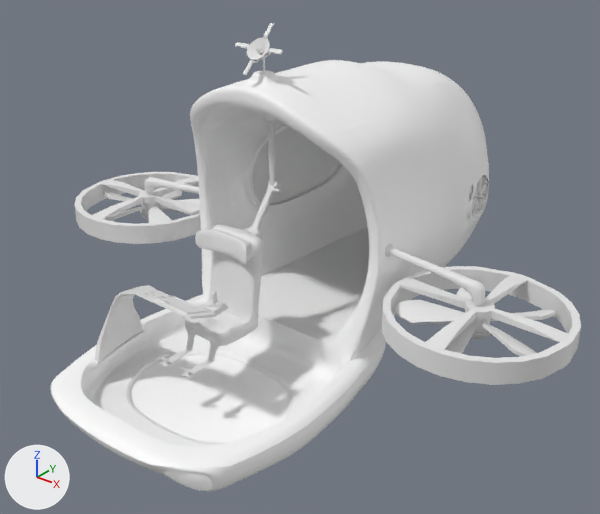
The Blender file Assets/blend files/diver.blend: old version first, new version second.
Both versions are drawn from a camera (50 mm lens) standing at (6.37, -7.5, 6.35) and looking at (0.19, 0.22, 1.56). Arrows for +X, +Y and +Z are at lower left; the lights stay in place. The picture after the commit comes second.

The first picture shows 'Circle', 'Plane.002', 'Plane.005', 'chair', 'desk', 'fan arms', 'floor glass', 'light glass', 'sub' and 15 more.
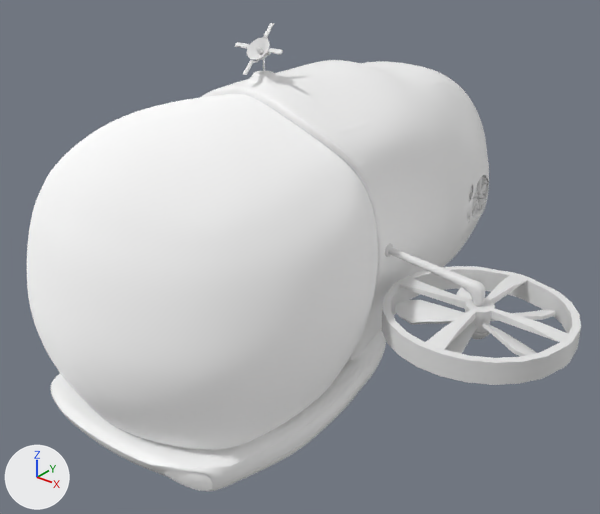
Diff of the bpy script that builds the scene:
```diff
--- a/Assets/blend files/diver.blend.py
+++ b/Assets/blend files/diver.blend.py
@@ ob_glass @@
 _m = ob_glass.modifiers.new('Subdivision', 'SUBSURF')
 _m.levels = 2
-ob_glass.hide_set(True)
```

Boxes (x1, y1, x2, y2) around the edits, measured in the pictures (600 x 514 px):
'glass', shown
    after: (27, 94, 378, 450)
'floor glass', unchanged, covered by the edit
    before: (131, 355, 289, 443)
'chair', unchanged, covered by the edit
    before: (185, 224, 263, 362)
'desk', unchanged, covered by the edit
    before: (94, 285, 229, 363)
